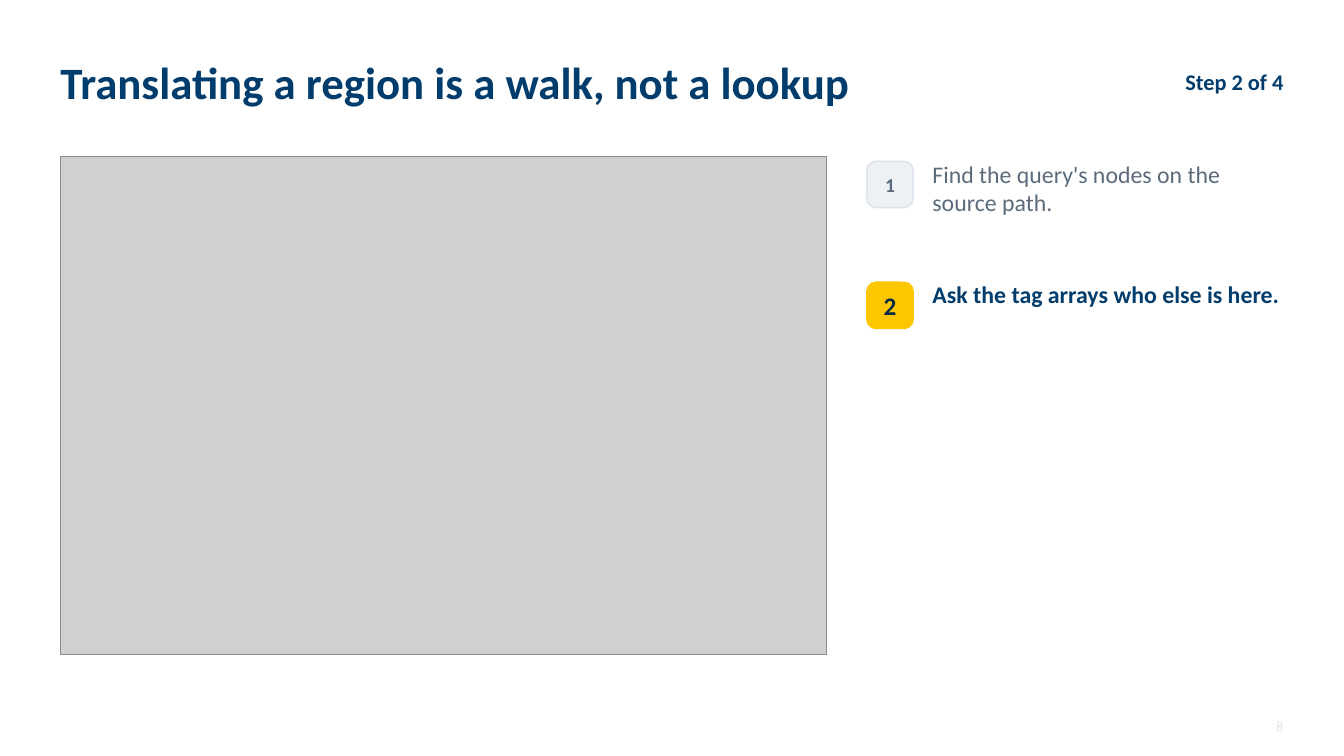
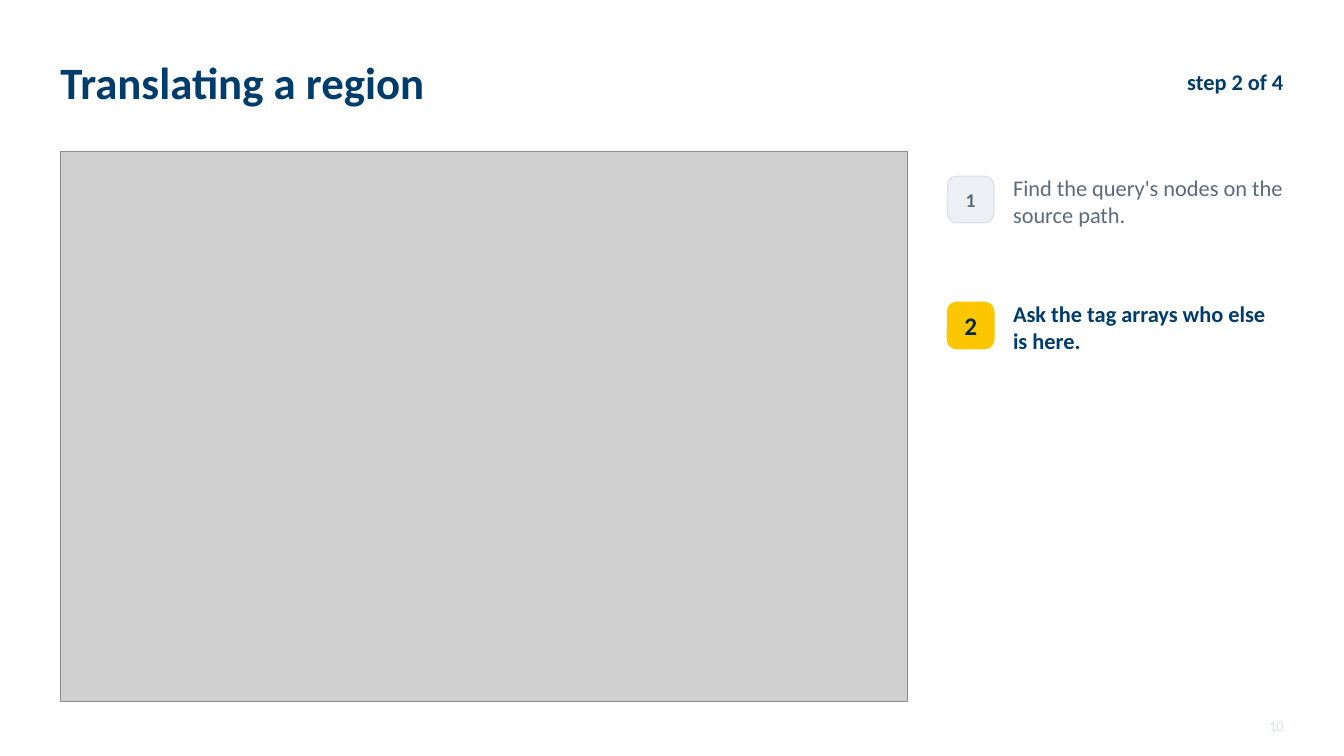
Before and after one commit to parsaeskandar/hprc_2026_poster, a slide deck: slide 10 of talk/HPRC2026_talk.pptx (slide 8 before the commit). Drawn at 1344x756 pixels with LibreOffice and Linux fonts; fonts in the diff are those of the drawing; grey boxes stand for pictures. Boxes give left, top, right and bottom in pixels: in the first picture for what was removed or moved away, otherwise in the second. Text is boxed around its words. In the diff, an @@ line names an element or a change of style, - is before the commit and + after.

Commit message:
Talk v7: simplify. Figures and screenshots first, talking points instead of a script

```diff
--- a/talk/HPRC2026_talk.pptx
+++ b/talk/HPRC2026_talk.pptx
@@ text at box(60, 67, 424, 107): text changed @@
-Translating a region is a walk, not a lookup
+Translating a region
@@ text at box(1187, 74, 1283, 94): text changed @@
-Step 2 of 4
+step 2 of 4
@@ picture: place and size @@
-picture at box(60, 156, 827, 654)
+picture at box(60, 151, 907, 702)
@@ text "1": place and size @@
-text "1" at box(885, 179, 895, 192)
+text "1" at box(966, 194, 976, 207)
@@ rounded rectangle: place and size @@
-rounded rectangle at box(867, 161, 913, 208)
+rounded rectangle at box(948, 176, 994, 223)
@@ text "Find the query's nodes on ...": place and size @@
-text "Find the query's nodes on ..." at box(932, 166, 1220, 215)
+text "Find the query's nodes on ..." at box(1013, 180, 1282, 227)
@@ text "Find the query's nodes on ..." at box(1013, 180, 1282, 227): size 17 to 16 pt @@
@@ text "2": place and size @@
-text "2" at box(884, 298, 897, 315)
+text "2" at box(964, 318, 977, 335)
@@ rounded rectangle: place and size @@
-rounded rectangle at box(867, 282, 913, 329)
+rounded rectangle at box(948, 302, 994, 349)
@@ text "Ask the tag arrays who ..." at box(1013, 306, 1265, 349): size 17 to 16 pt @@
@@ text "Ask the tag arrays who ...": place and size @@
-text "Ask the tag arrays who ..." at box(932, 286, 1279, 307)
+text "Ask the tag arrays who ..." at box(1013, 306, 1265, 349)
```
Also in this commit, not shown: 12 other slides changed, 5 slides added, 11 slides removed, 4 other files.
